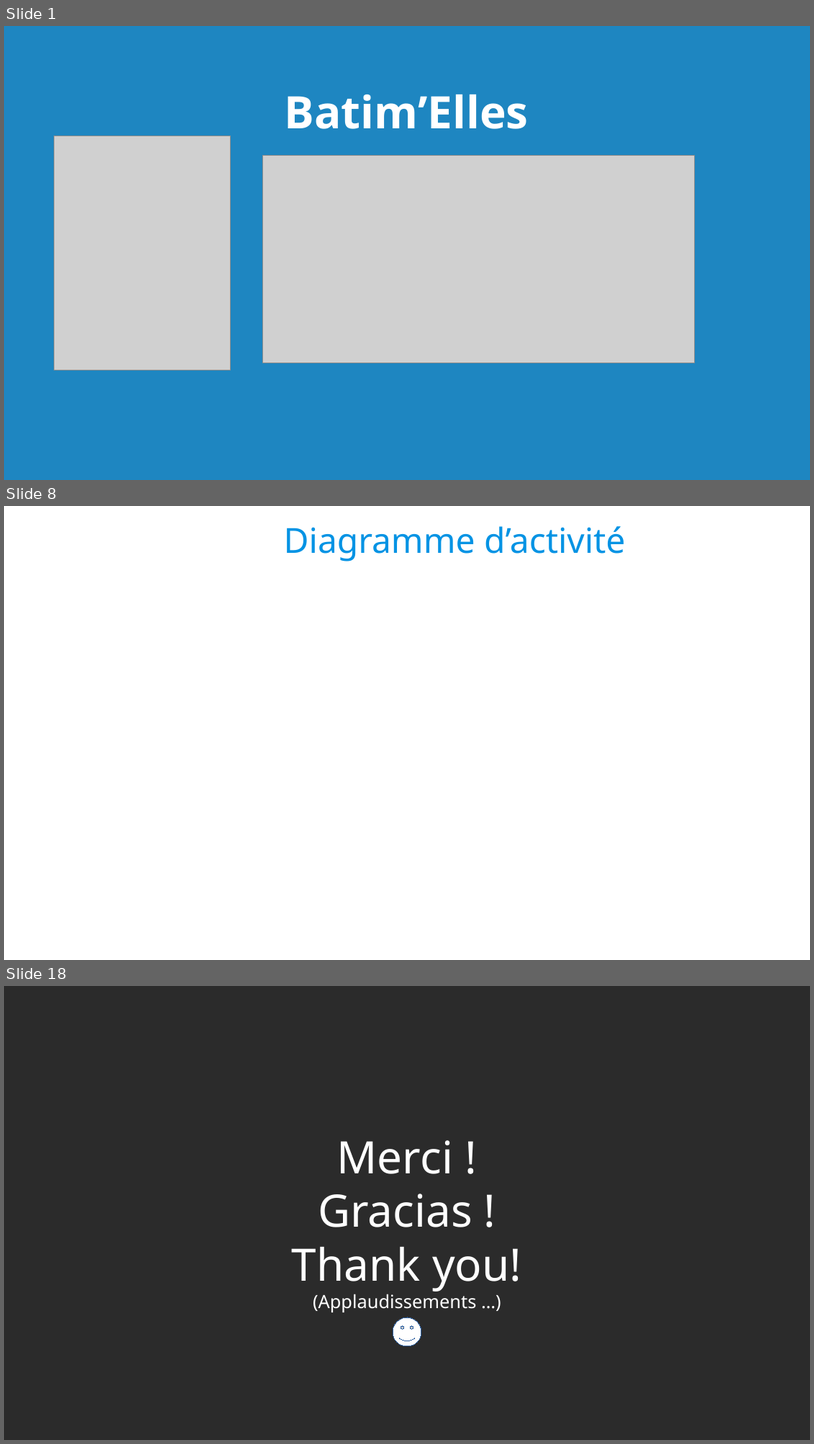
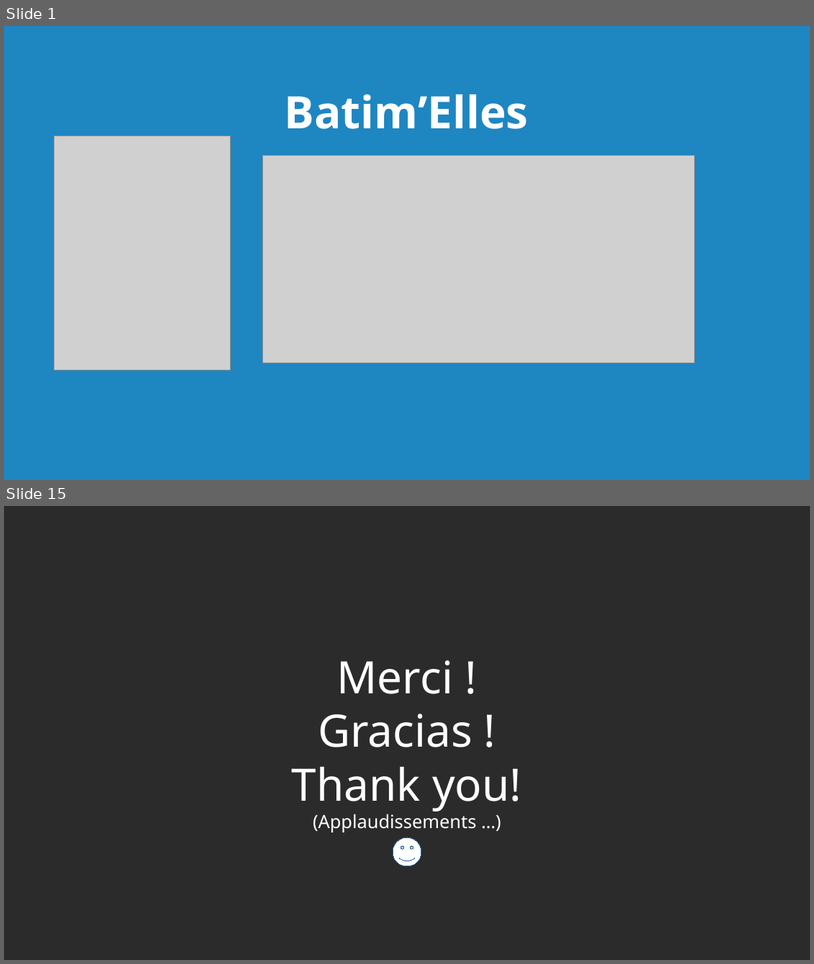
Before and after one commit to Georgie1502/Dossier, a slide deck: 3_Mon_Projet_Fil_Rouge/1_Cahier_des_charges/Presentation Batimelles.odp. Shown one above the other, each under a label of ours: slides 1, 8 and 18 before the commit, slides 1 and 15 after it; the slides between them are not shown. The pictures are 814x1444 and 814x964 pixels, drawn with LibreOffice and Linux fonts; fonts in the diff are those of the drawing; grey boxes stand for pictures; background and template pictures are left out; a plain dark background stands for a picture behind light text. Boxes give left, top, right and bottom in pixels: in the first picture for what was removed or moved away, otherwise in the second. Text is boxed around its words. In the diff, an @@ line names an element or a change of style, - is before the commit and + after.

```diff
--- a/3_Mon_Projet_Fil_Rouge/1_Cahier_des_charges/Presentation Batimelles.odp
+++ b/3_Mon_Projet_Fil_Rouge/1_Cahier_des_charges/Presentation Batimelles.odp
@@ slide 8 removed at [4, 506, 810, 960], background #FFFFFF @@
@@ text removed at [284, 526, 625, 561] @@
-Diagramme d’activité
@@ what was slide 18 is now slide 15 @@
```
Also in this commit, not shown: 12 slides changed, 1 slide added, 3 other slides removed, 8 other files.
